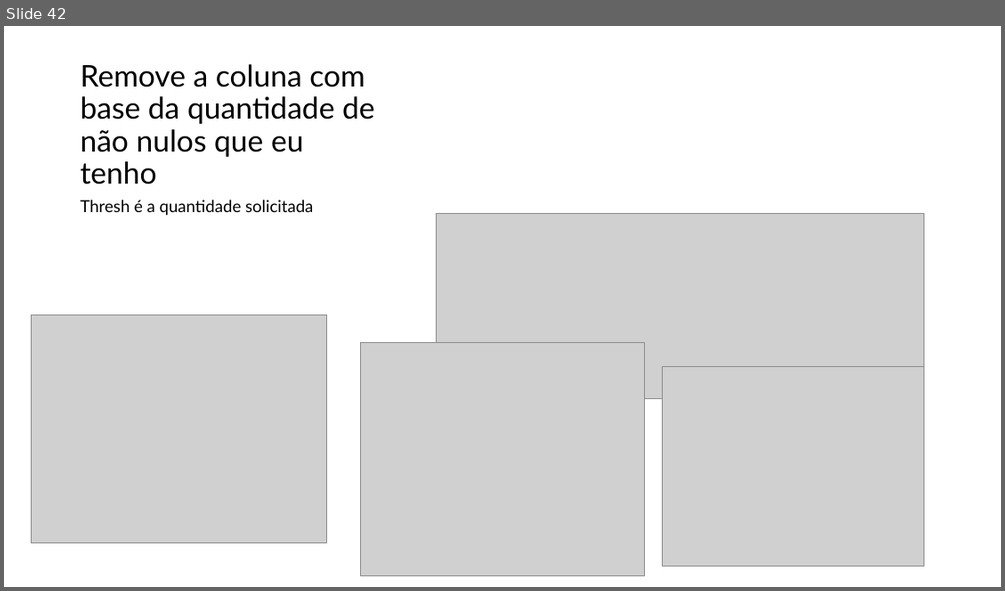
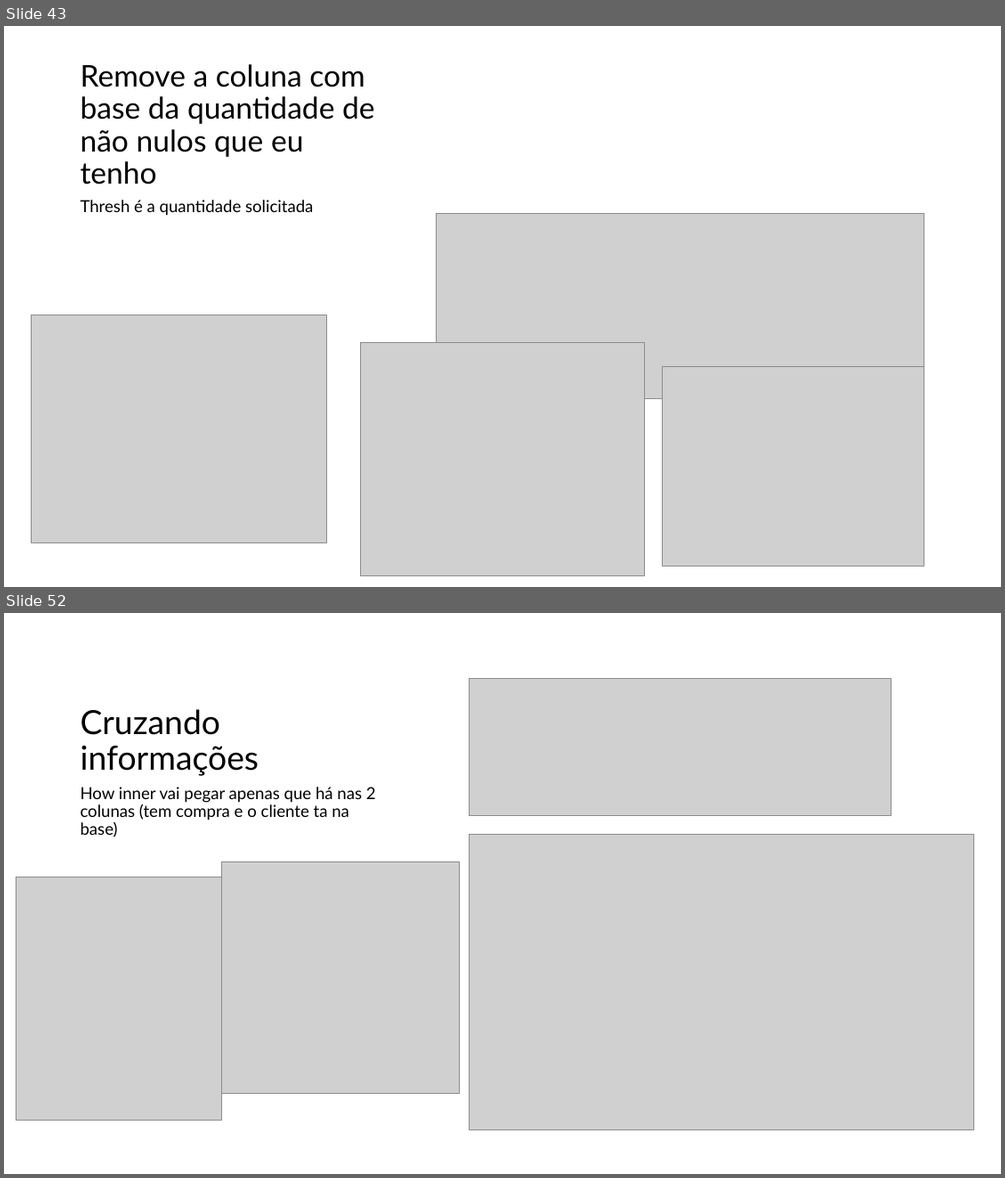
Before and after one commit to augluiz/OlaMundo, a slide deck: python.pptx. Shown one above the other, each under a label of ours: slide 42 before the commit, slides 43 and 52 after it; the slides between them are not shown. The pictures are 1005x591 and 1005x1178 pixels, drawn with LibreOffice and Linux fonts; fonts in the diff are those of the drawing; grey boxes stand for pictures. Boxes give left, top, right and bottom in pixels: in the first picture for what was removed or moved away, otherwise in the second. Text is boxed around its words. In the diff, an @@ line names an element or a change of style, - is before the commit and + after.

```diff
--- a/python.pptx
+++ b/python.pptx
@@ slide 52 added at box(4, 613, 1001, 1174), background #FFFFFF @@
@@ picture added at box(469, 678, 891, 816) @@
@@ title added at box(81, 709, 259, 776), 32 pt, text #000000 @@
+Cruzando informações
@@ text added at box(81, 787, 376, 837), 16 pt, text #000000 @@
+How inner vai pegar apenas que há nas 2 colunas (tem compra e o cliente ta na base)
@@ picture added at box(469, 835, 974, 1130) @@
@@ picture added at box(16, 877, 222, 1120) @@
@@ picture added at box(222, 862, 461, 1093) @@
@@ what was slide 42 is now slide 43 @@
```
Also in this commit, not shown: 10 other slides added.
